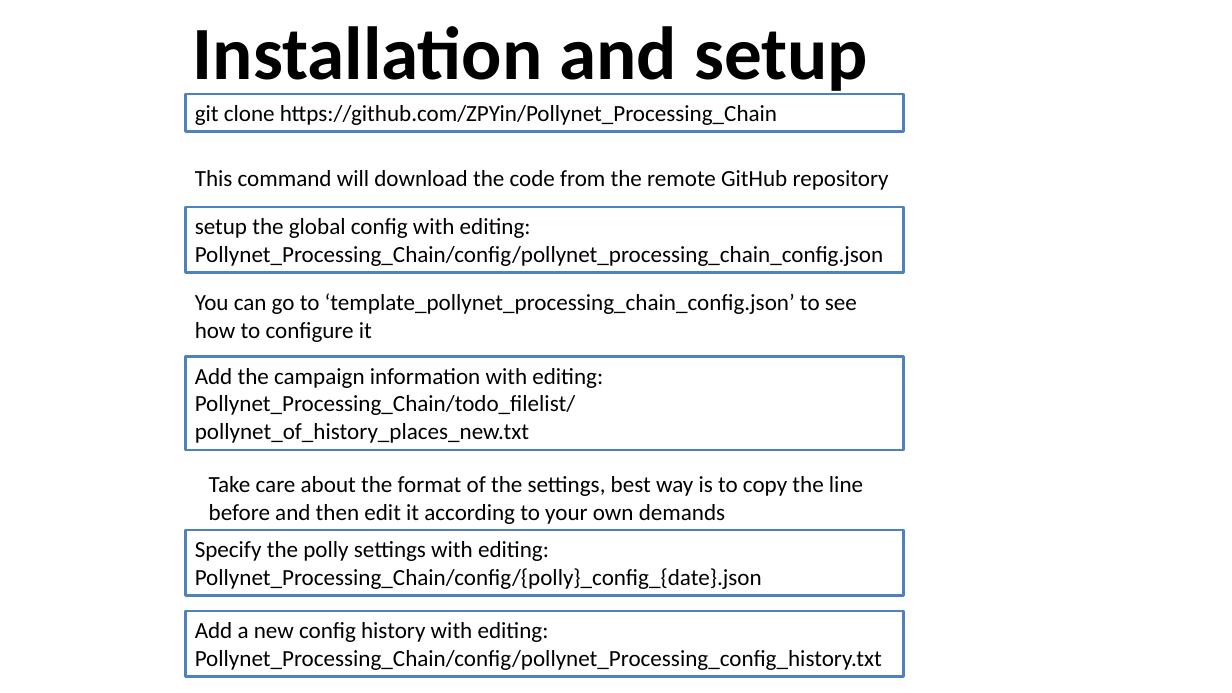
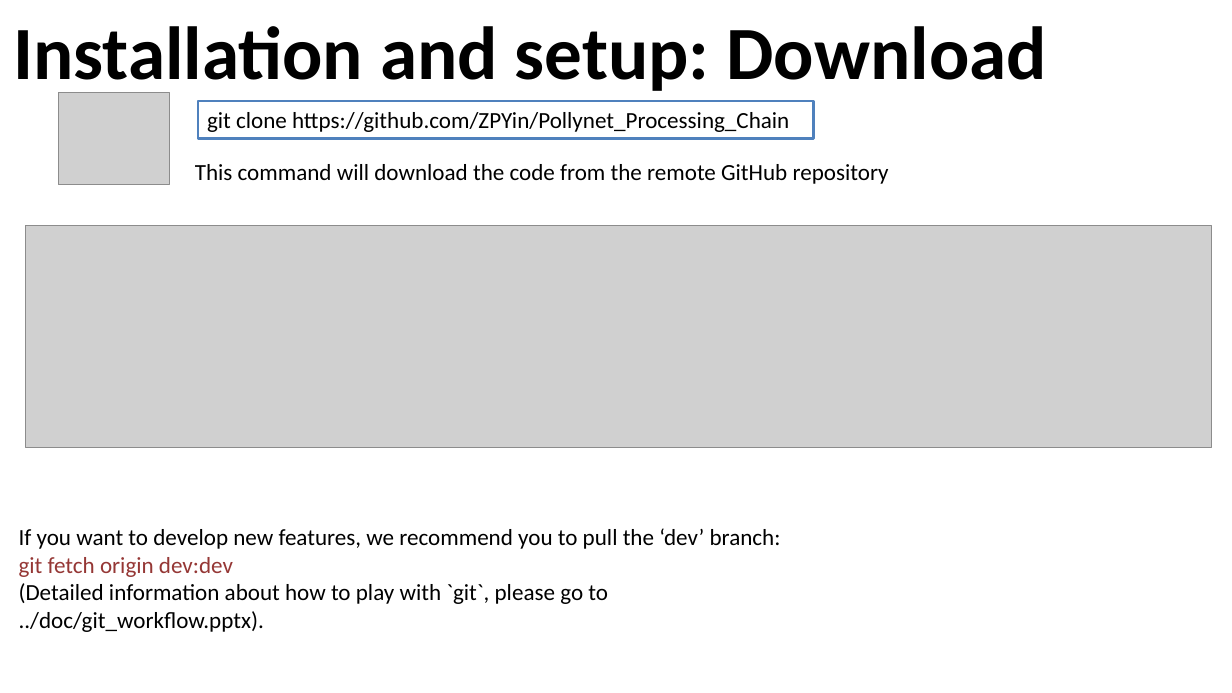
Before and after one commit to PollyNET/Pollynet_Processing_Chain, a slide deck: slide 13 of doc/Pollynet_Processing_Chain.pptx. Drawn at 1232x693 pixels with LibreOffice and Linux fonts; fonts in the diff are those of the drawing; grey boxes stand for pictures; background and template pictures are left out. Boxes give left, top, right and bottom in pixels: in the first picture for what was removed or moved away, otherwise in the second. Text is boxed around its words. In the diff, an @@ line names an element or a change of style, - is before the commit and + after.

Commit message:
update the pollynet_processign_program.pptx

```diff
--- a/doc/Pollynet_Processing_Chain.pptx
+++ b/doc/Pollynet_Processing_Chain.pptx
@@ title at (13,26,1047,97): text changed @@
-Installation and setup
+Installation and setup: Download
@@ picture added at (58,92,169,185) @@
@@ rectangle "git clone https://github.com/ZPYin/Pollynet_Processing_Chain": place and size @@
-rectangle "git clone https://github.com/ZPYin/Pollynet_Processing_Chain" at (186,94,904,131)
+rectangle "git clone https://github.com/ZPYin/Pollynet_Processing_Chain" at (198,102,813,139)
@@ text "This command will download the ...": place and size @@
-text "This command will download the ..." at (195,170,889,190)
+text "This command will download the ..." at (195,164,889,184)
@@ rectangle removed at (186,207,904,273) @@
-setup the global config with editing: Pollynet_Processing_Chain/config/pollynet_processing_chain_config.json
@@ picture added at (26,226,1212,447) @@
@@ text removed at (195,293,857,342) @@
-You can go to ‘template_pollynet_processing_chain_config.json’ to see how to configure it
@@ rectangle removed at (186,357,904,450) @@
-Add the campaign information with editing:
-Pollynet_Processing_Chain/todo_filelist/pollynet_of_history_places_new.txt
@@ text removed at (209,476,863,524) @@
-Take care about the format of the settings, best way is to copy the line before and then edit it according to your own demands
@@ text added at (19,528,781,632), 18 pt, text #000000 @@
+If you want to develop new features, we recommend you to pull the ‘dev’ branch:
+git fetch origin dev:dev
+(Detailed information about how to play with `git`, please go to ../doc/git_workflow.pptx).
@@ rectangle removed at (186,531,904,596) @@
-Specify the polly settings with editing:
-Pollynet_Processing_Chain/config/{polly}_config_{date}.json
@@ rectangle removed at (186,611,904,677) @@
-Add a new config history with editing:
-Pollynet_Processing_Chain/config/pollynet_Processing_config_history.txt
```
Also in this commit, not shown: 1 other slide changed, 5 slides added.
